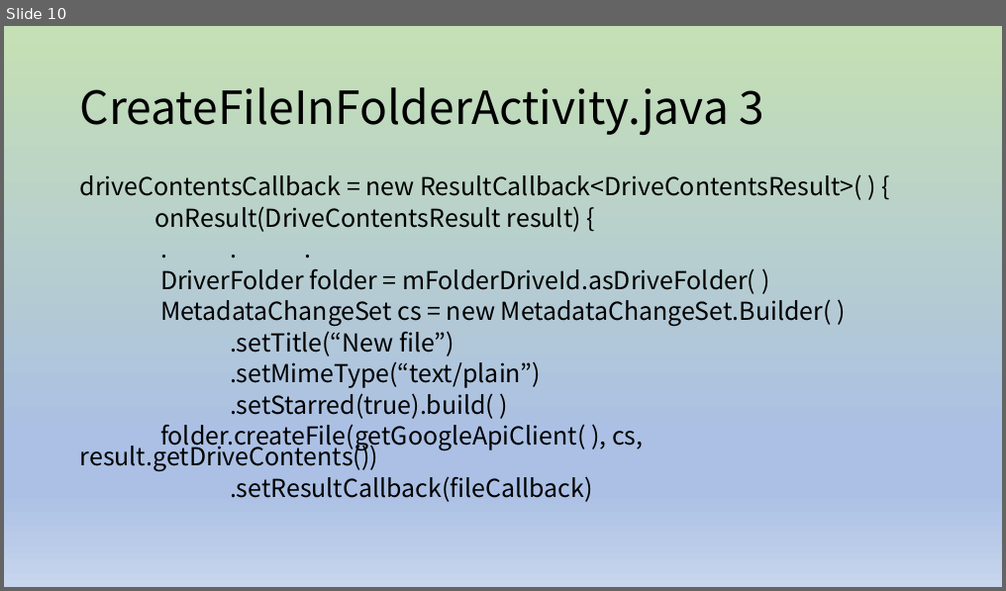
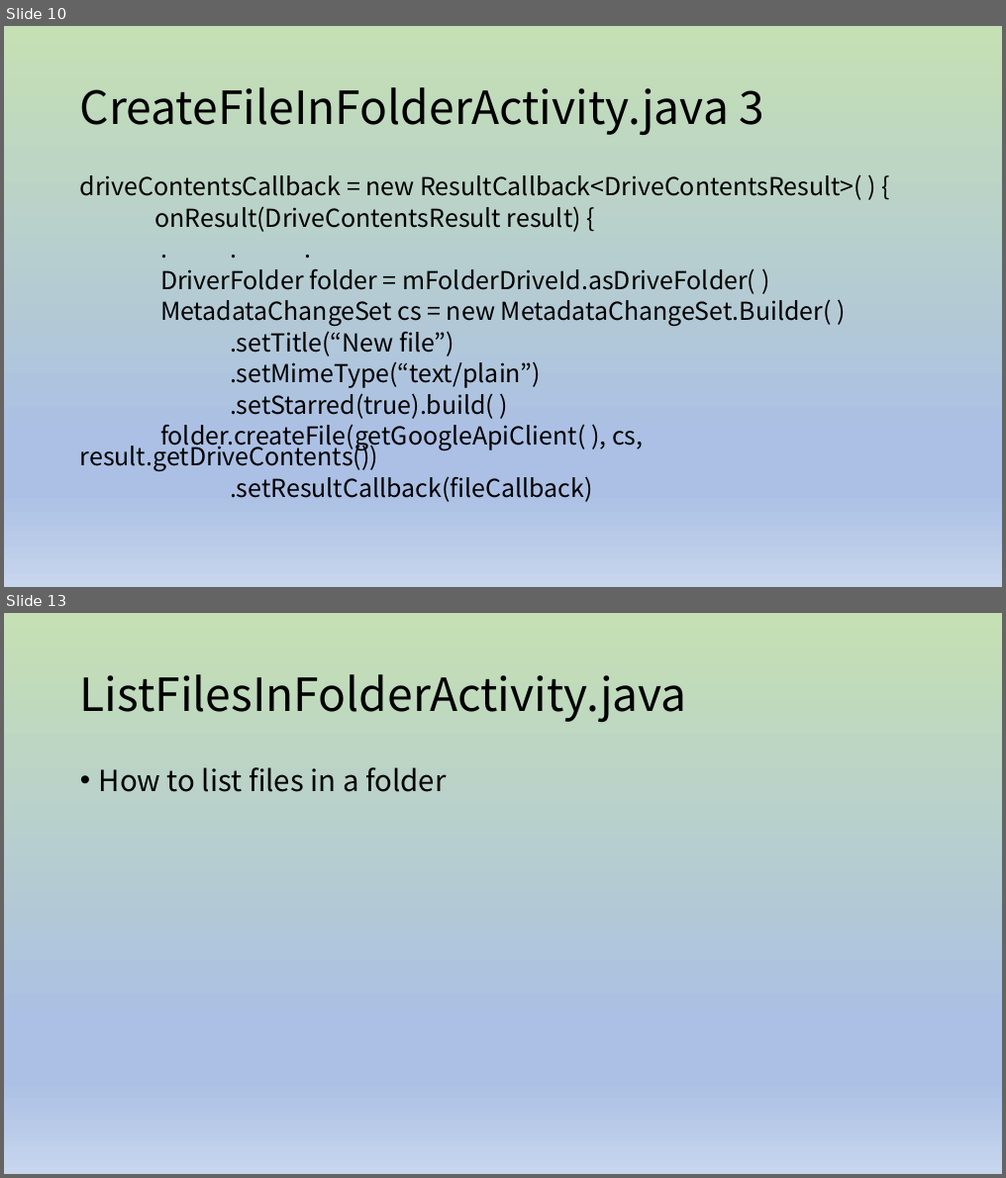
Before and after one commit to dummyFirst/NHK_Japanese, a slide deck: Android/GoogleDrive_AndroidDemo.pptx. Shown one above the other, each under a label of ours: slide 10 before the commit, slides 10 and 13 after it; the slides between them are not shown. The pictures are 1006x591 and 1006x1178 pixels, drawn with LibreOffice and Linux fonts; fonts in the diff are those of the drawing. Boxes give left, top, right and bottom in pixels: in the first picture for what was removed or moved away, otherwise in the second. Text is boxed around its words. In the diff, an @@ line names an element or a change of style, - is before the commit and + after.

```diff
--- a/Android/GoogleDrive_AndroidDemo.pptx
+++ b/Android/GoogleDrive_AndroidDemo.pptx
@@ slide 13 added at <box>4,613,1002,1174</box>, background gradient #C5E0B4 to #ABC0E4 to #C7D5ED @@
@@ title added at <box>80,674,687,722</box>, 44 pt, text #000000 @@
+ListFilesInFolderActivity.java
@@ text added at <box>99,767,446,792</box>, 28 pt, text #000000 @@
+• How to list files in a folder
```
Also in this commit, not shown: 2 other slides added, 1 other file.
